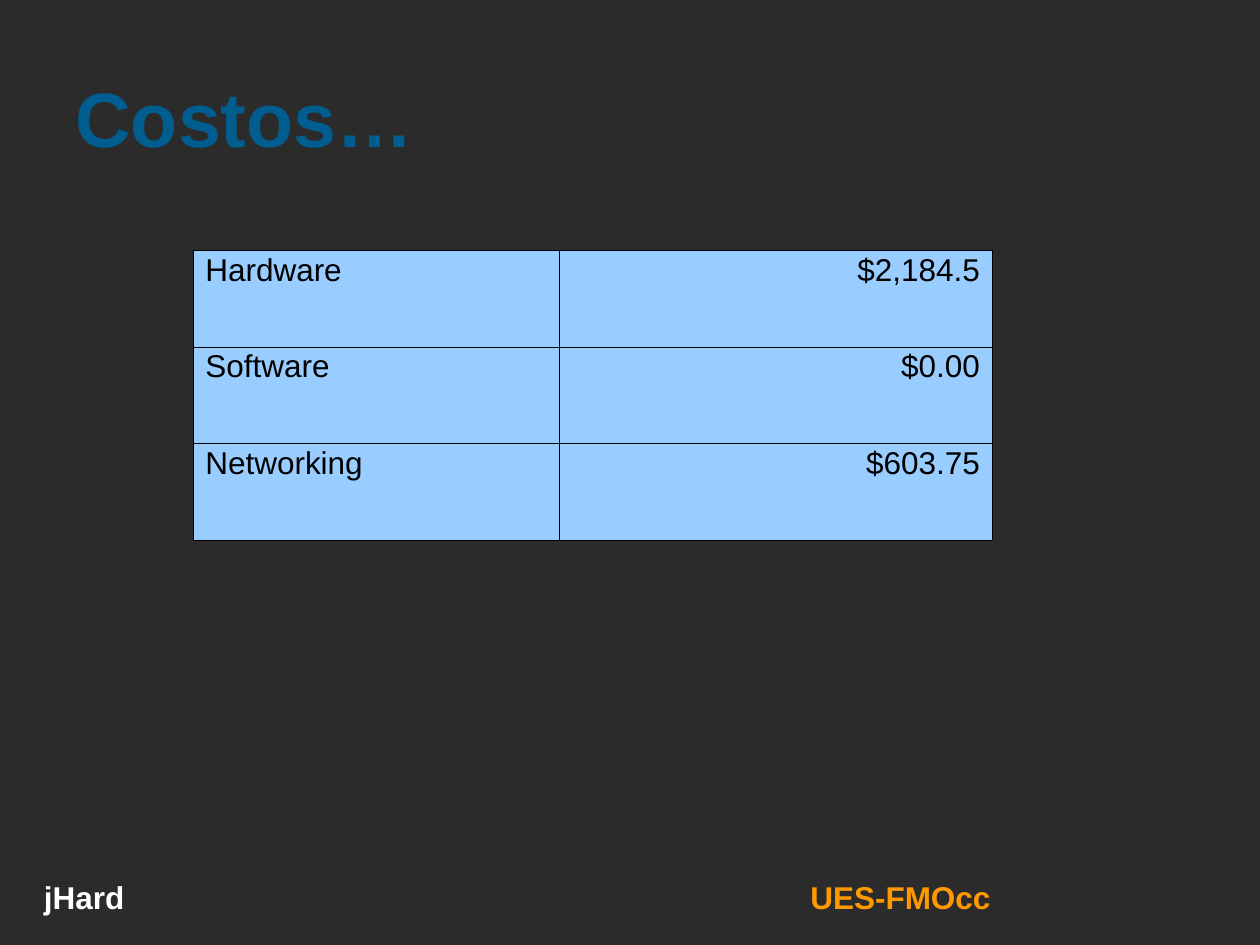
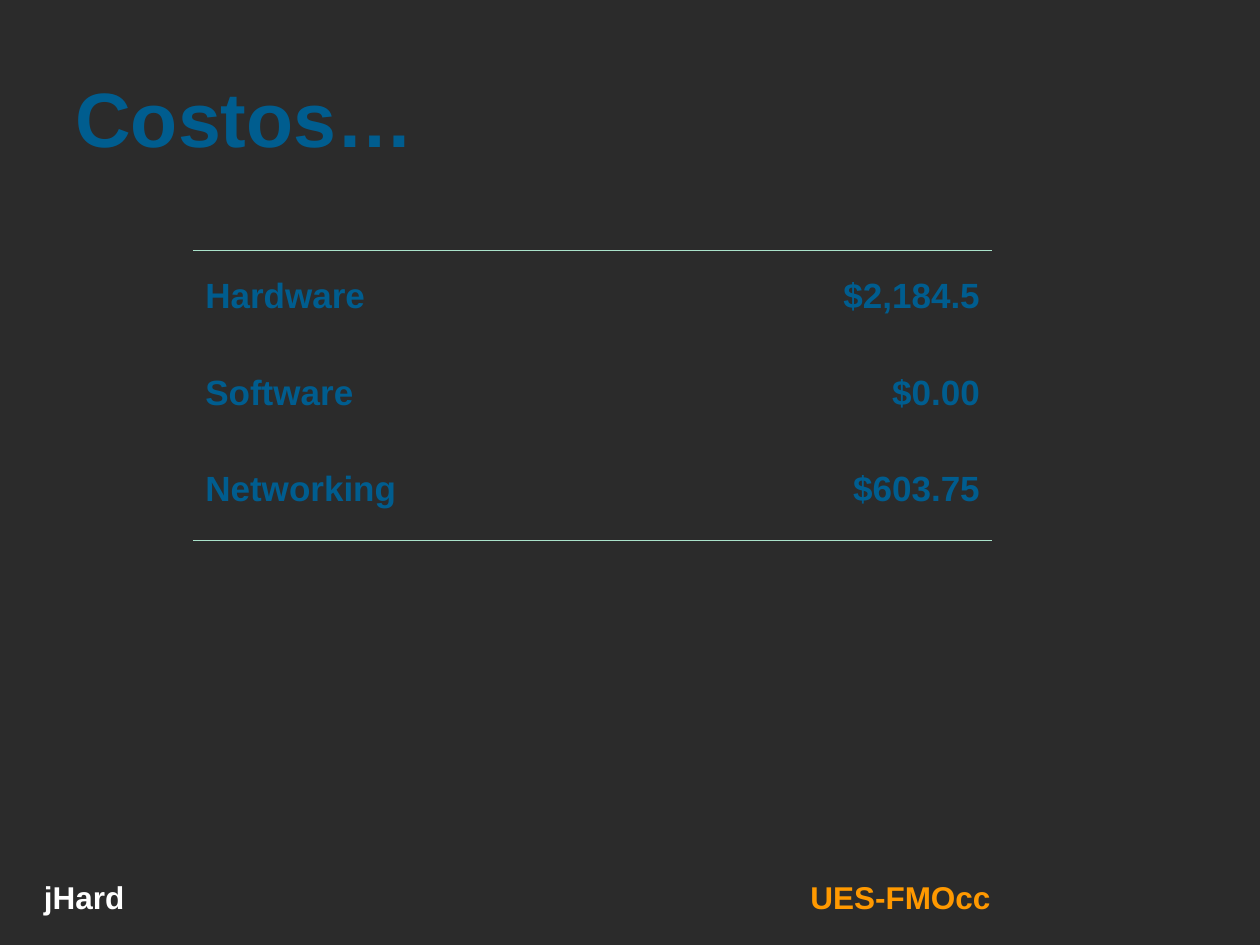
Before and after one commit to ramayac/jhard, a slide deck: slide 39 of presentaciones/defensa final/jhard final.ppt. Drawn at 1260x945 pixels with LibreOffice and Linux fonts; fonts in the diff are those of the drawing; background and template pictures are left out; a plain dark background stands for a picture behind light text. Boxes give left, top, right and bottom in pixels: in the first picture for what was removed or moved away, otherwise in the second. Text is boxed around its words. In the diff, an @@ line names an element or a change of style, - is before the commit and + after.

```diff
--- a/presentaciones/defensa final/jhard final.ppt
+++ b/presentaciones/defensa final/jhard final.ppt
@@ table at (x1=193, y1=251, x2=993, y2=541) @@
@@ fill #99CCFF to none in 6 cells @@
@@ size 18 to 20 pt, text colour #000000 to #005D8F, bold on @@
@@ borders changed @@
```
Also in this commit, not shown: 2 other slides changed, 2 other files.
